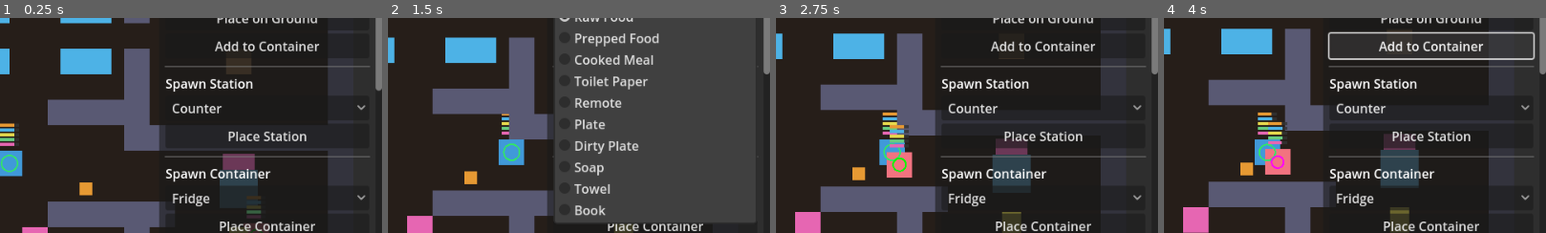
Above: before the commit, frames 1-4 (left to right).
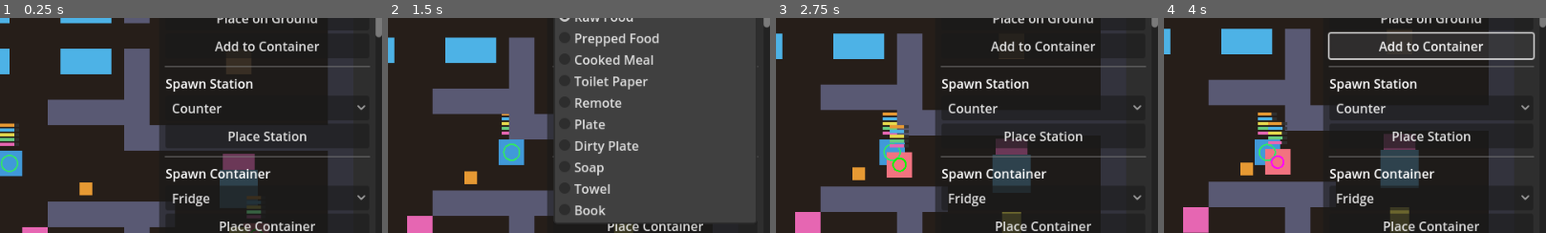
Above: after the commit, the same moments.

Repository: NikkiKoole/simgodot
Game: Godot game, scene res://scenes/main.tscn
Same seed, same stepped clock (60 frames per second), same inputs: the game is played once before the commit and once after it.
Inputs (mouse positions are % of the whole screen's width and height, from its top left):
- Up to frame 1 (0.25 s): no input
- Up to frame 2 (1.5 s): tap Enter at 0.5 s; move the mouse to (72, 45) at 0.52 s; hold D (move_right) 0.53-1.25 s; tap E (interact) at 0.6 s; click (72, 45) at 0.67 s; click "Raw Food" at 1.25 s
- Up to frame 3 (2.75 s): click "Place on Ground" at 2 s
- Up to frame 4 (4 s): tap A (move_left) at 2.75 s; drag from (30, 55) to (48, 33) at 2.77 s; click "Add to Container" at 3.5 s
The pictures show only the part of the screen within x 50-100%, y 38-88%; the shares and areas given below are measured in that part.

The runs differ from the first frame. In frame 1, 0.4% of the frame differs, in the area x 98-100%, y 8-34%; in frame 2, 0.4%; in frame 3, 0.4%; in frame 4, 0.4%.

Commit message:
feat: [US-019] - Implement scenario save/load UI

Diff:
--- /dev/null
+++ b/scenes/scenario_tool.tscn
@@ -0,0 +1,87 @@
+[gd_scene load_steps=2 format=3 uid="uid://c8scenario_tool"]
+
+[ext_resource type="Script" path="res://scripts/scenario_tool.gd" id="1_scenario"]
+
+[node name="ScenarioTool" type="VBoxContainer"]
+offset_right = 260.0
+offset_bottom = 180.0
+script = ExtResource("1_scenario")
+
+[node name="HeaderLabel" type="Label" parent="."]
+layout_mode = 2
+text = "Scenarios"
+horizontal_alignment = 1
+
+[node name="ButtonsContainer" type="HBoxContainer" parent="."]
+layout_mode = 2
+
+[node name="SaveButton" type="Button" parent="ButtonsContainer"]
+layout_mode = 2
+size_flags_horizontal = 3
+text = "Save Scenario"
+tooltip_text = "Save current scenario to a file"
+
+[node name="LoadButton" type="Button" parent="ButtonsContainer"]
+layout_mode = 2
+size_flags_horizontal = 3
+text = "Load Scenario"
+tooltip_text = "Load a scenario from a file"
+
+[node name="ClearButton" type="Button" parent="."]
+layout_mode = 2
+text = "Clear All"
+tooltip_text = "Remove all runtime-spawned entities"
+
+[node name="QuickSaveLabel" type="Label" parent="."]
+layout_mode = 2
+text = "Quick Save:"
+
+[node name="QuickSaveContainer" type="HBoxContainer" parent="."]
+layout_mode = 2
+
+[node name="Save1" type="Button" parent="QuickSaveContainer"]
+layout_mode = 2
+size_flags_horizontal = 3
+text = "Slot 1"
+tooltip_text = "Quick save to slot 1"
+
+[node name="Save2" type="Button" parent="QuickSaveContainer"]
+layout_mode = 2
+size_flags_horizontal = 3
+text = "Slot 2"
+tooltip_text = "Quick save to slot 2"
+
+[node name="Save3" type="Button" parent="QuickSaveContainer"]
+layout_mode = 2
+size_flags_horizontal = 3
+text = "Slot 3"
+tooltip_text = "Quick save to slot 3"
+
+[node name="QuickLoadLabel" type="Label" parent="."]
+layout_mode = 2
+text = "Quick Load:"
+
+[node name="QuickLoadContainer" type="HBoxContainer" parent="."]
+layout_mode = 2
+
+[node name="Load1" type="Button" parent="QuickLoadContainer"]
+layout_mode = 2
+size_flags_horizontal = 3
+text = "Slot 1"
+tooltip_text = "Quick load from slot 1"
+
+[node name="Load2" type="Button" parent="QuickLoadContainer"]
+layout_mode = 2
+size_flags_horizontal = 3
+text = "Slot 2"
+tooltip_text = "Quick load from slot 2"
+
+[node name="Load3" type="Button" parent="QuickLoadContainer"]
+layout_mode = 2
+size_flags_horizontal = 3
+text = "Slot 3"
+tooltip_text = "Quick load from slot 3"
+
+[node name="StatusLabel" type="Label" parent="."]
+layout_mode = 2
+horizontal_alignment = 1
--- a/scripts/debug_ui.gd
+++ b/scripts/debug_ui.gd
@@ -13,6 +13,7 @@
 const SpawnToolsScene = preload("res://scenes/spawn_tools.tscn")
 const WallPaintToolScene = preload("res://scenes/wall_paint_tool.tscn")
 const PostJobToolScene = preload("res://scenes/post_job_tool.tscn")
+const ScenarioToolScene = preload("res://scenes/scenario_tool.tscn")
 const PathVisualizationScene = preload("res://scenes/path_visualization.tscn")
 const SlotVisualizationScene = preload("res://scenes/slot_visualization.tscn")
 
@@ -31,6 +32,7 @@
 var spawn_tools: Node = null
 var wall_paint_tool: Node = null
 var post_job_tool: Node = null
+var scenario_tool: Node = null
 
 # Path visualization - instantiated on demand
 var path_visualization: Node2D = null
@@ -535,6 +537,15 @@
 		post_job_tool = PostJobToolScene.instantiate()
 		tools_section.add_child(post_job_tool)
 
+	# Add separator before scenario tool
+	var separator3 := HSeparator.new()
+	tools_section.add_child(separator3)
+
+	# Add scenario tool
+	if scenario_tool == null:
+		scenario_tool = ScenarioToolScene.instantiate()
+		tools_section.add_child(scenario_tool)
+
 
 ## Set up path visualization for an NPC
 func _setup_path_visualization(npc: Node) -> void:
--- a/scripts/ralph/prd.json
+++ b/scripts/ralph/prd.json
@@ -317,7 +317,7 @@
         "Project runs without errors"
       ],
       "priority": 18,
-      "passes": false,
+      "passes": true,
       "notes": ""
     },
     {
--- /dev/null
+++ b/scripts/scenario_tool.gd
@@ -0,0 +1,165 @@
+extends VBoxContainer
+## Scenario Tool - UI for saving and loading test scenarios
+## Provides save/load buttons with file dialogs, quick-save slots, and clear functionality.
+## All operations go through the DebugCommands API.
+
+# Default scenario save directory
+const SCENARIO_DIR := "user://scenarios/"
+
+# Quick save slot paths
+const QUICK_SAVE_SLOTS: Array[String] = [
+	"user://scenarios/quicksave_1.json",
+	"user://scenarios/quicksave_2.json",
+	"user://scenarios/quicksave_3.json"
+]
+
+# UI element references
+@onready var save_button: Button = $ButtonsContainer/SaveButton
+@onready var load_button: Button = $ButtonsContainer/LoadButton
+@onready var clear_button: Button = $ClearButton
+@onready var quick_save_container: HBoxContainer = $QuickSaveContainer
+@onready var quick_load_container: HBoxContainer = $QuickLoadContainer
+@onready var status_label: Label = $StatusLabel
+
+# File dialog (created on demand)
+var file_dialog: FileDialog = null
+var is_save_dialog: bool = false
+
+
+func _ready() -> void:
+	# Connect button signals
+	save_button.pressed.connect(_on_save_pressed)
+	load_button.pressed.connect(_on_load_pressed)
+	clear_button.pressed.connect(_on_clear_pressed)
+
+	# Set up quick save buttons
+	_setup_quick_save_buttons()
+
+	# Set up quick load buttons
+	_setup_quick_load_buttons()
+
+	# Clear status initially
+	status_label.text = ""
+
+
+func _setup_quick_save_buttons() -> void:
+	for i in range(3):
+		var button: Button = quick_save_container.get_node("Save" + str(i + 1))
+		if button != null:
+			button.pressed.connect(_on_quick_save_pressed.bind(i))
+
+
+func _setup_quick_load_buttons() -> void:
+	for i in range(3):
+		var button: Button = quick_load_container.get_node("Load" + str(i + 1))
+		if button != null:
+			button.pressed.connect(_on_quick_load_pressed.bind(i))
+
+
+func _on_save_pressed() -> void:
+	_show_file_dialog(true)
+
+
+func _on_load_pressed() -> void:
+	_show_file_dialog(false)
+
+
+func _on_clear_pressed() -> void:
+	DebugCommands.clear_scenario()
+	_show_status("Cleared all runtime entities", true)
+
+
+func _on_quick_save_pressed(slot_index: int) -> void:
+	if slot_index < 0 or slot_index >= QUICK_SAVE_SLOTS.size():
+		return
+
+	var path: String = QUICK_SAVE_SLOTS[slot_index]
+	var success: bool = DebugCommands.save_scenario(path)
+
+	if success:
+		_show_status("Saved to Slot " + str(slot_index + 1), true)
+	else:
+		_show_status("Failed to save to Slot " + str(slot_index + 1), false)
+
+
+func _on_quick_load_pressed(slot_index: int) -> void:
+	if slot_index < 0 or slot_index >= QUICK_SAVE_SLOTS.size():
+		return
+
+	var path: String = QUICK_SAVE_SLOTS[slot_index]
+
+	# Check if file exists
+	if not FileAccess.file_exists(path):
+		_show_status("Slot " + str(slot_index + 1) + " is empty", false)
+		return
+
+	var success: bool = DebugCommands.load_scenario(path, true)
+
+	if success:
+		_show_status("Loaded from Slot " + str(slot_index + 1), true)
+	else:
+		_show_status("Failed to load from Slot " + str(slot_index + 1), false)
+
+
+func _show_file_dialog(is_save: bool) -> void:
+	is_save_dialog = is_save
+
+	# Create file dialog if needed
+	if file_dialog == null:
+		file_dialog = FileDialog.new()
+		file_dialog.access = FileDialog.ACCESS_USERDATA
+		file_dialog.add_filter("*.json", "Scenario Files")
+		file_dialog.file_selected.connect(_on_file_selected)
+		file_dialog.canceled.connect(_on_dialog_canceled)
+		add_child(file_dialog)
+
+	# Configure for save or load
+	if is_save:
+		file_dialog.file_mode = FileDialog.FILE_MODE_SAVE_FILE
+		file_dialog.title = "Save Scenario"
+		file_dialog.current_file = "scenario.json"
+	else:
+		file_dialog.file_mode = FileDialog.FILE_MODE_OPEN_FILE
+		file_dialog.title = "Load Scenario"
+		file_dialog.current_file = ""
+
+	# Set current directory
+	file_dialog.current_dir = SCENARIO_DIR
+
+	# Ensure directory exists
+	DirAccess.make_dir_recursive_absolute(SCENARIO_DIR)
+
+	# Show the dialog
+	file_dialog.popup_centered(Vector2i(600, 400))
+
+
+func _on_file_selected(path: String) -> void:
+	if is_save_dialog:
+		# Ensure .json extension
+		if not path.ends_with(".json"):
+			path += ".json"
+
+		var success: bool = DebugCommands.save_scenario(path)
+		if success:
+			_show_status("Saved: " + path.get_file(), true)
+		else:
+			_show_status("Failed to save scenario", false)
+	else:
+		var success: bool = DebugCommands.load_scenario(path, true)
+		if success:
+			_show_status("Loaded: " + path.get_file(), true)
+		else:
+			_show_status("Failed to load scenario", false)
+
+
+func _on_dialog_canceled() -> void:
+	# Do nothing on cancel
+	pass
+
+
+func _show_status(message: String, is_success: bool) -> void:
+	status_label.text = message
+	if is_success:
+		status_label.add_theme_color_override("font_color", Color(0.5, 1.0, 0.5))
+	else:
+		status_label.add_theme_color_override("font_color", Color(1.0, 0.5, 0.5))
Not shown, added: scripts/scenario_tool.gd.uid
Not shown, added: scripts/slot_visualization.gd.uid
Not shown, added: scripts/tests/test_job_integration.gd.uid
